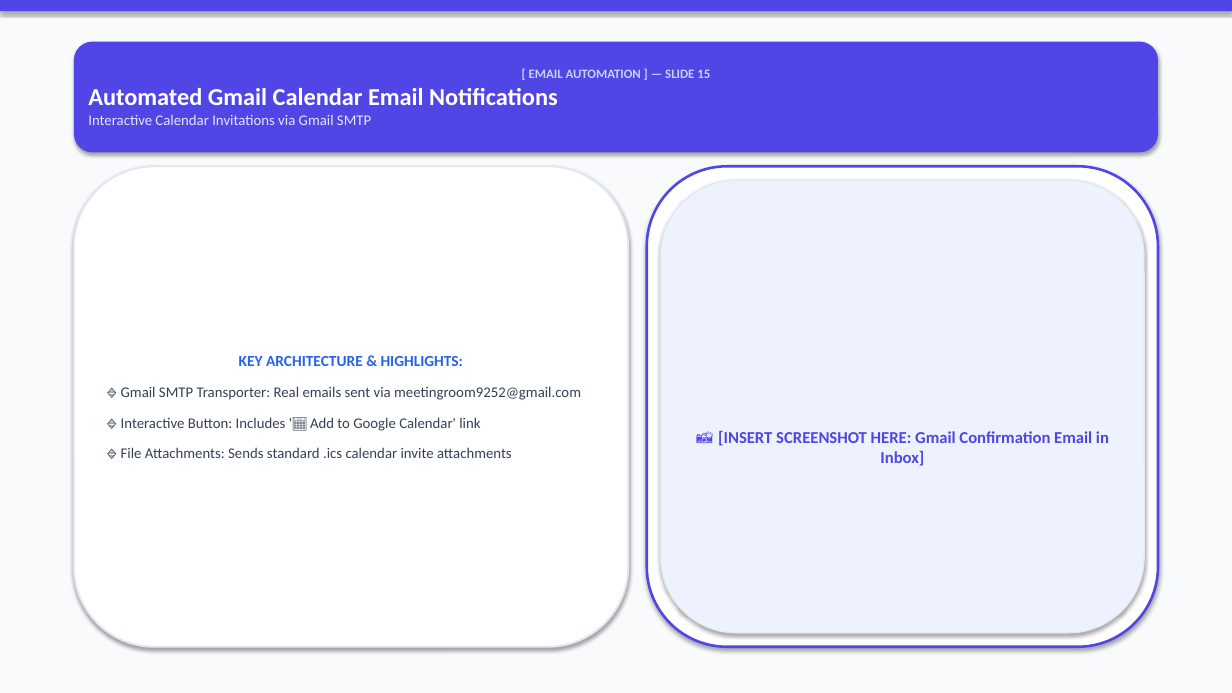
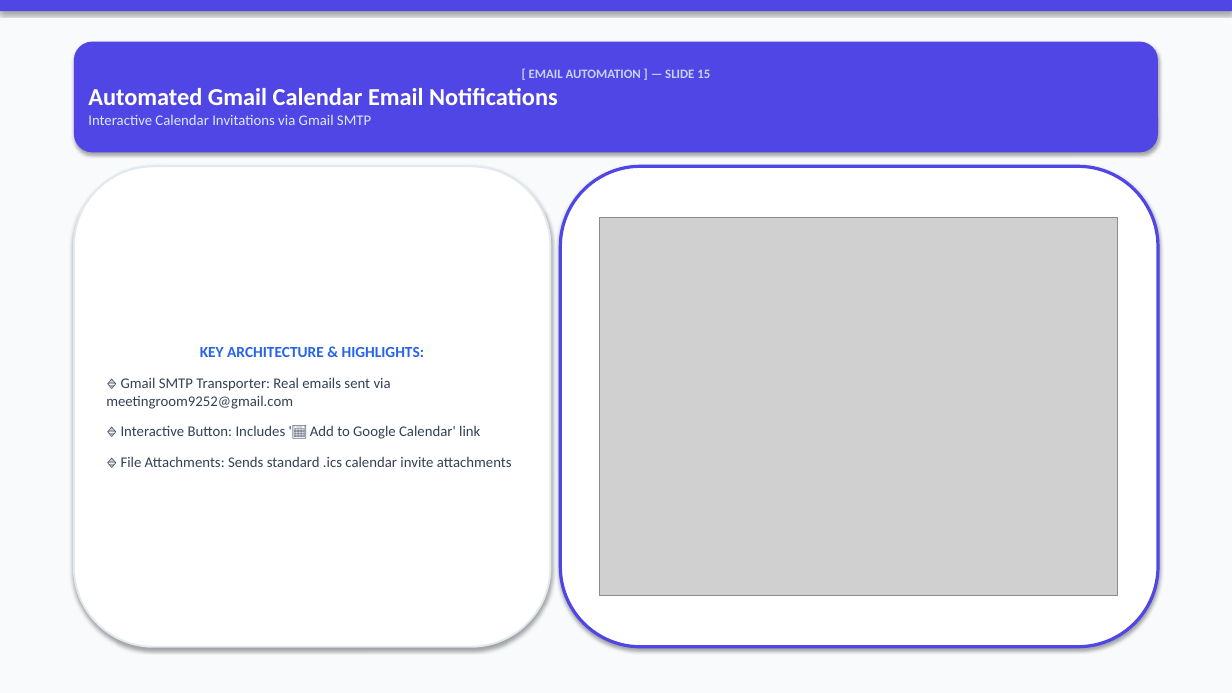
Before and after one commit to VishalMishraCSE/meeting-room-booking-system, a slide deck: slide 15 of document/PRESENTATION_DECK_SLIDES.pptx. Drawn at 1232x693 pixels with LibreOffice and Linux fonts; fonts in the diff are those of the drawing; grey boxes stand for pictures. Boxes give left, top, right and bottom in pixels: in the first picture for what was removed or moved away, otherwise in the second. Text is boxed around its words. In the diff, an @@ line names an element or a change of style, - is before the commit and + after.

```diff
--- a/document/PRESENTATION_DECK_SLIDES.pptx
+++ b/document/PRESENTATION_DECK_SLIDES.pptx
@@ rounded rectangle "KEY ARCHITECTURE & HIGHLIGHTS:": place and size @@
-rounded rectangle "KEY ARCHITECTURE & HIGHLIGHTS:" at (74, 166, 628, 647)
+rounded rectangle "KEY ARCHITECTURE & HIGHLIGHTS:" at (74, 166, 551, 647)
@@ rounded rectangle: place and size @@
-rounded rectangle at (647, 166, 1158, 647)
+rounded rectangle at (560, 166, 1158, 647)
@@ rounded rectangle at (560, 166, 1158, 647): outline #4F46E5 2 pt to #4F46E5 2.5 pt @@
@@ rounded rectangle removed at (661, 180, 1144, 633) @@
-📸 [INSERT SCREENSHOT HERE: Gmail Confirmation Email in Inbox]
@@ picture added at (599, 218, 1117, 596) @@
```
Also in this commit, not shown: 16 other slides changed, 53 other files.
